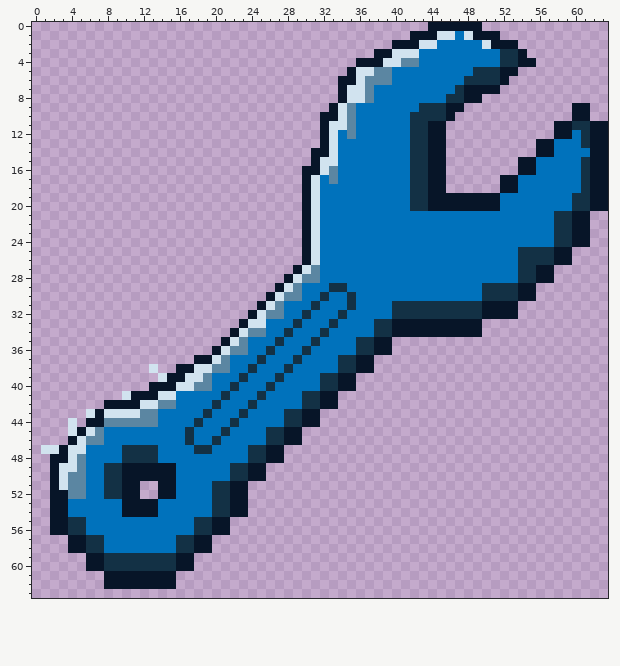
Edited in one commit: pixel-art sprite (assets/sprites/items/wrench.png). The picture above was drawn from the file before the commit.
The file is 64x64 pixels. Pixels under 10% opacity are left out. Colours within 5 levels of each other are drawn and written as one.
And afterwards:
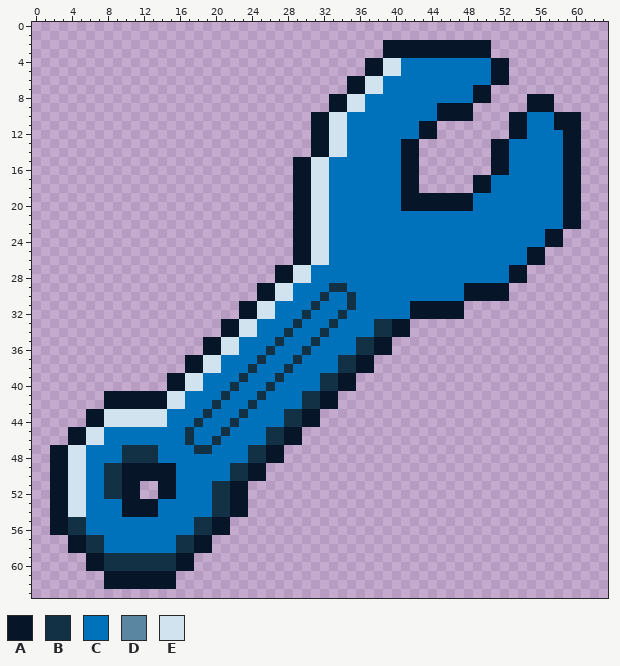
Palette (. is transparent): A #071528  B #133145  C #0072bc  D #5b86a2  E #d1e3ef
From old to new:
@@ x 0..63 @@
- 0 ............................................AAAAAA..............
- 1 ..........................................AAAEECEAAA............
- 2 ........................................AAAEECCCCCEAAA..........
- 3 ......................................AAEEECCCCCCCCCBBA.........
- 4 ....................................AAAEEDDCCCCCCCCCBBAA........
- 5 ...................................AEEDDCCCCCCCCCBBBAA..........
- 6 ..................................AAEDDDCCCCCCCCBBBBA...........
- 7 ..................................AEEDCCCCCCCCCBAAAA............
- 8 ..................................AEEDCCCCCCCCBBAA..............
- 9 .................................AEDCCCCCCCBBBAA............AA..
-10 ................................AAEDCCCCCCBBBBA.............AA..
-11 ................................AEEDCCCCCCBBAA............AABBAA
-12 ................................AECDCCCCCCBBAA............AACBAA
-13 ................................AECCCCCCCCBBAA..........AACCCBAA
-14 ...............................AAECCCCCCCCBBAA..........AACCCCAA
-15 ...............................AEECCCCCCCCBBAA........AACCCCCBAA
-16 ..............................AAEDCCCCCCCCBBAA........AACCCCCBAA
-17 ..............................AECDCCCCCCCCBBAA......AACCCCCCCBAA
-18 ..............................AECCCCCCCCCCBBAA......AACCCCCCCBAA
-19 ..............................AECCCCCCCCCCBBAAAAAAAACCCCCCCCBBAA
-20 ..............................AECCCCCCCCCCBBAAAAAAAACCCCCCCCBBAA
-21 ..............................AECCCCCCCCCCCCCCCCCCCCCCCCCCBBAA..
-22 ..............................AECCCCCCCCCCCCCCCCCCCCCCCCCCBBAA..
-23 ..............................AECCCCCCCCCCCCCCCCCCCCCCCCCCBBAA..
-24 ..............................AECCCCCCCCCCCCCCCCCCCCCCCCCCBBAA..
-25 ..............................AECCCCCCCCCCCCCCCCCCCCCCBBBBAA....
-26 ..............................AECCCCCCCCCCCCCCCCCCCCCCBBBBAA....
-27 .............................AEDCCCCCCCCCCCCCCCCCCCCCCBBAA......
-28 ............................AEDDCCCCCCCCCCCCCCCCCCCCCCBBAA......
-29 ...........................AEDCCCBBCCCCCCCCCCCCCCCBBBBAA........
-30 ..........................AEDDCCBCCBCCCCCCCCCCCCCCBBBBAA........
-31 .........................AEDCCCBCCCBCCCCBBBBBBBBBBAAAA..........
-32 ........................AEDDCCBCCCBCCCCCBBBBBBBBBBAAAA..........
-33 .......................AEECCCBCCCBCCCCBBAAAAAAAAAA..............
-34 ......................AEDDCCBCCCBCCCCCBBAAAAAAAAAA..............
-35 .....................AEDCCCBCCCBCCCCBBAA........................
-36 ....................AEDDCCBCCCBCCCCCBBAA........................
-37 ..................AAEDCCCBCCCBCCCCBBAA..........................
-38 .............E..AAEEDDCCBCCCBCCCCCBBAA..........................
-39 ..............EAAEEDCCCBCCCBCCCCBBAA............................
-40 .............AAAEEDDCCBCCCBCCCCCBBAA............................
-41 ..........EAAAEECCCCCBCCCBCCCCBBAA..............................
-42 ........AAAAEEDDCCCCBCCCBCCCCCBBAA..............................
-43 ......EAEEEEDDCCCCCBCCCBCCCCBBAA................................
-44 ....E.AADDDDDDCCCCBCCCBCCCCCBBAA................................
-45 ....EAEDCCCCCCCCCBCCCBCCCCBBAA..................................
-46 ....AEDDCCCCCCCCCBCCBCCCCCBBAA..................................
-47 .EEAEECCCCBBBBCCCCBBCCCCBBAA....................................
-48 ..AAEDCCCCBBBBCCCCCCCCCCBBAA....................................
-49 ..AEEDCCBBAAAAAACCCCCCBBAA......................................
-50 ..AEDDCCBBAAAAAACCCCCCBBAA......................................
-51 ..AEDDCCBBAA..AACCCCBBAA........................................
-52 ..AADDCCBBAA..AACCCCBBAA........................................
-53 ..AACCCCCCAAAACCCCCCBBAA........................................
-54 ..AACCCCCCAAAACCCCCCBBAA........................................
+ 0 ................................................................
+ 1 ................................................................
+ 2 .......................................AAAAAAAAAAAA.............
+ 3 .......................................AAAAAAAAAAAA.............
+ 4 .....................................AAEECCCCCCCCCCAA...........
+ 5 .....................................AAEECCCCCCCCCCAA...........
+ 6 ...................................AAEECCCCCCCCCCCCAA...........
+ 7 ...................................AAEECCCCCCCCCCAA.............
+ 8 .................................AAEECCCCCCCCCCCCAA....AAA......
+ 9 .................................AAEECCCCCCCCAAAA......AAA......
+10 ...............................AAEECCCCCCCCCCAAAA....AACCCAAA...
+11 ...............................AAEECCCCCCCCAA........AACCCAAA...
+12 ...............................AAEECCCCCCCCAA........AACCCCAA...
+13 ...............................AAEECCCCCCAA........AACCCCCCAA...
+14 ...............................AAEECCCCCCAA........AACCCCCCAA...
+15 .............................AAEECCCCCCCCAA........AACCCCCCAA...
+16 .............................AAEECCCCCCCCAA........AACCCCCCAA...
+17 .............................AAEECCCCCCCCAA......AACCCCCCCCAA...
+18 .............................AAEECCCCCCCCAA......AACCCCCCCCAA...
+19 .............................AAEECCCCCCCCAAAAAAAACCCCCCCCCCAA...
+20 .............................AAEECCCCCCCCAAAAAAAACCCCCCCCCCAA...
+21 .............................AAEECCCCCCCCCCCCCCCCCCCCCCCCCCAA...
+22 .............................AAEECCCCCCCCCCCCCCCCCCCCCCCCCCAA...
+23 .............................AAEECCCCCCCCCCCCCCCCCCCCCCCCAA.....
+24 .............................AAEECCCCCCCCCCCCCCCCCCCCCCCCAA.....
+25 .............................AAEECCCCCCCCCCCCCCCCCCCCCCAA.......
+26 .............................AAEECCCCCCCCCCCCCCCCCCCCCCAA.......
+27 ...........................AAEECCCCCCCCCCCCCCCCCCCCCCAA.........
+28 ...........................AAEECCCCCCCCCCCCCCCCCCCCCCAA.........
+29 .........................AAEECCCCBBCCCCCCCCCCCCCAAAAA...........
+30 .........................AAEECCCBCCBCCCCCCCCCCCCAAAAA...........
+31 .......................AAEECCCCBCCCBCCCCCCAAAAAA................
+32 .......................AAEECCCBCCCBCCCCCCCAAAAAA................
+33 .....................AAEECCCCBCCCBCCCCBBAA......................
+34 .....................AAEECCCBCCCBCCCCCBBAA......................
+35 ...................AAEECCCCBCCCBCCCCBBAA........................
+36 ...................AAEECCCBCCCBCCCCCBBAA........................
+37 .................AAEECCCCBCCCBCCCCBBAA..........................
+38 .................AAEECCCBCCCBCCCCCBBAA..........................
+39 ...............AAEECCCCBCCCBCCCCBBAA............................
+40 ...............AAEECCCBCCCBCCCCCBBAA............................
+41 ........AAAAAAAEECCCCBCCCBCCCCBBAA..............................
+42 ........AAAAAAAEECCCBCCCBCCCCCBBAA..............................
+43 ......AAEEEEEEECCCCBCCCBCCCCBBAA................................
+44 ......AAEEEEEEECCCBCCCBCCCCCBBAA................................
+45 ....AAEECCCCCCCCCBCCCBCCCCBBAA..................................
+46 ....AAEECCCCCCCCCBCCBCCCCCBBAA..................................
+47 ..AAEECCCCBBBBCCCCBBCCCCBBAA....................................
+48 ..AAEECCCCBBBBCCCCCCCCCCBBAA....................................
+49 ..AAEECCBBAAAAAACCCCCCBBAA......................................
+50 ..AAEECCBBAAAAAACCCCCCBBAA......................................
+51 ..AAEECCBBAA..AACCCCBBAA........................................
+52 ..AAEECCBBAA..AACCCCBBAA........................................
+53 ..AAEECCCCAAAACCCCCCBBAA........................................
+54 ..AAEECCCCAAAACCCCCCBBAA........................................
 55 ..AABBCCCCCCCCCCCCBBAA..........................................
Where, in picture pixels (left, top, right, bottom), the same in both pictures:
changed: (41, 22, 608, 517)
